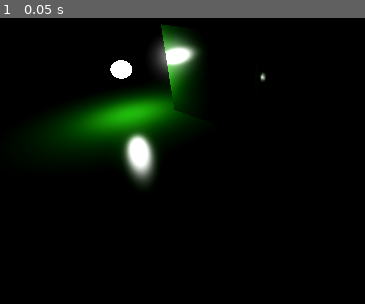
Above: before the commit, frame 1.
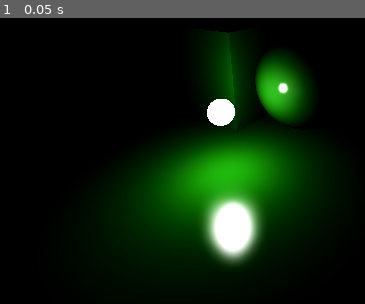
Above: after the commit, the same moment.

Repository: nonyx777/Real-Time-Rendering-Implementations-from-Book
Game: Godot game, scene res://Scenes/master.tscn
The game is run twice, just before and just after one commit, with the same random seed, the same clock (stepped at 60 frames per second) and the same inputs.
Inputs:
- Up to frame 1 (0.05 s): no input

The runs differ from the first frame. In frame 1, 37% of the frame differs, in the area x 11-90%, y 2-89%.

Commit message:
Upgraded from Godot version 4.3 to 4.4

Diff:
--- a/BlinnPhongBRDF/blinn_phong_brdf.gd
+++ b/BlinnPhongBRDF/blinn_phong_brdf.gd
@@ -1,3 +1,4 @@
+@tool
 extends MeshInstance3D
 
 @export var light_position: MeshInstance3D
@@ -6,7 +7,7 @@
 var ka: Vector3 = Vector3(0.15, 0.15, 0.15) # Default (0.1, 0.1, 0.1)
 var kd: Vector3 = Vector3(0.25, 0.5, 0.2) # Default (0.25, 0.5, 0.2)
 var ks: Vector3 = Vector3(0.25, 0.25, 0.25) # Default (1.0, 1.0, 1.0)
-var ns: float = 300.0 # Default 32.0
+var ns: float = 400.0 # Default 32.0
 
 var material: Material
 
--- a/Scenes/blinn_phong_brdf.tscn
+++ b/Scenes/blinn_phong_brdf.tscn
@@ -19,12 +19,12 @@
 [sub_resource type="ShaderMaterial" id="ShaderMaterial_gkcbh"]
 render_priority = 0
 shader = ExtResource("1_nhkm0")
-shader_parameter/radiant_flux = null
-shader_parameter/ka = null
-shader_parameter/kd = null
-shader_parameter/ks = null
-shader_parameter/ns = null
-shader_parameter/light_position = null
+shader_parameter/radiant_flux = 30.0
+shader_parameter/ka = Vector3(0.15, 0.15, 0.15)
+shader_parameter/kd = Vector3(0.25, 0.5, 0.2)
+shader_parameter/ks = Vector3(0.25, 0.25, 0.25)
+shader_parameter/ns = 400.0
+shader_parameter/light_position = Vector3(1.03154, 0.0308699, 0.094954)
 
 [sub_resource type="SphereMesh" id="SphereMesh_xwpnw"]
 material = SubResource("ShaderMaterial_gkcbh")
@@ -42,12 +42,12 @@
 [sub_resource type="ShaderMaterial" id="ShaderMaterial_1s6ik"]
 render_priority = 0
 shader = ExtResource("1_nhkm0")
-shader_parameter/radiant_flux = null
-shader_parameter/ka = null
-shader_parameter/kd = null
-shader_parameter/ks = null
-shader_parameter/ns = null
-shader_parameter/light_position = null
+shader_parameter/radiant_flux = 30.0
+shader_parameter/ka = Vector3(0.15, 0.15, 0.15)
+shader_parameter/kd = Vector3(0.25, 0.5, 0.2)
+shader_parameter/ks = Vector3(0.25, 0.25, 0.25)
+shader_parameter/ns = 400.0
+shader_parameter/light_position = Vector3(1.03154, 0.0308699, 0.094954)
 
 [sub_resource type="BoxMesh" id="BoxMesh_u5uol"]
 material = SubResource("ShaderMaterial_1s6ik")
@@ -55,12 +55,12 @@
 [sub_resource type="ShaderMaterial" id="ShaderMaterial_03xb4"]
 render_priority = 0
 shader = ExtResource("1_nhkm0")
-shader_parameter/radiant_flux = null
-shader_parameter/ka = null
-shader_parameter/kd = null
-shader_parameter/ks = null
-shader_parameter/ns = null
-shader_parameter/light_position = null
+shader_parameter/radiant_flux = 30.0
+shader_parameter/ka = Vector3(0.15, 0.15, 0.15)
+shader_parameter/kd = Vector3(0.25, 0.5, 0.2)
+shader_parameter/ks = Vector3(0.25, 0.25, 0.25)
+shader_parameter/ns = 400.0
+shader_parameter/light_position = Vector3(1.03154, 0.0308699, 0.094954)
 
 [sub_resource type="PlaneMesh" id="PlaneMesh_b554b"]
 material = SubResource("ShaderMaterial_03xb4")
@@ -77,7 +77,7 @@
 light_position = NodePath("../LightSource1")
 
 [node name="LightSource1" type="MeshInstance3D" parent="."]
-transform = Transform3D(1, 0, 0, 0, 1, 0, 0, 0, 1, 0.827651, 0.0308699, 1.82792)
+transform = Transform3D(1, 0, 0, 0, 1, 0, 0, 0, 1, 1.03154, 0.0308699, 0.094954)
 mesh = SubResource("SphereMesh_yb37i")
 
 [node name="Box" type="MeshInstance3D" parent="." node_paths=PackedStringArray("light_position")]
--- a/project.godot
+++ b/project.godot
@@ -12,5 +12,5 @@
 
 config/name="RealTimeRendering"
 run/main_scene="res://Scenes/master.tscn"
-config/features=PackedStringArray("4.3", "Forward Plus")
+config/features=PackedStringArray("4.4", "Forward Plus")
 config/icon="res://icon.svg"
Not shown, added: BlinnPhongBRDF/blinn_phong_brdf.gd.uid
Not shown, added: BlinnPhongBRDF/blinn_phong_brdf.gdshader.uid
Not shown: 1 places in Scenes/blinn_phong_brdf.tscn that only renumber resources
